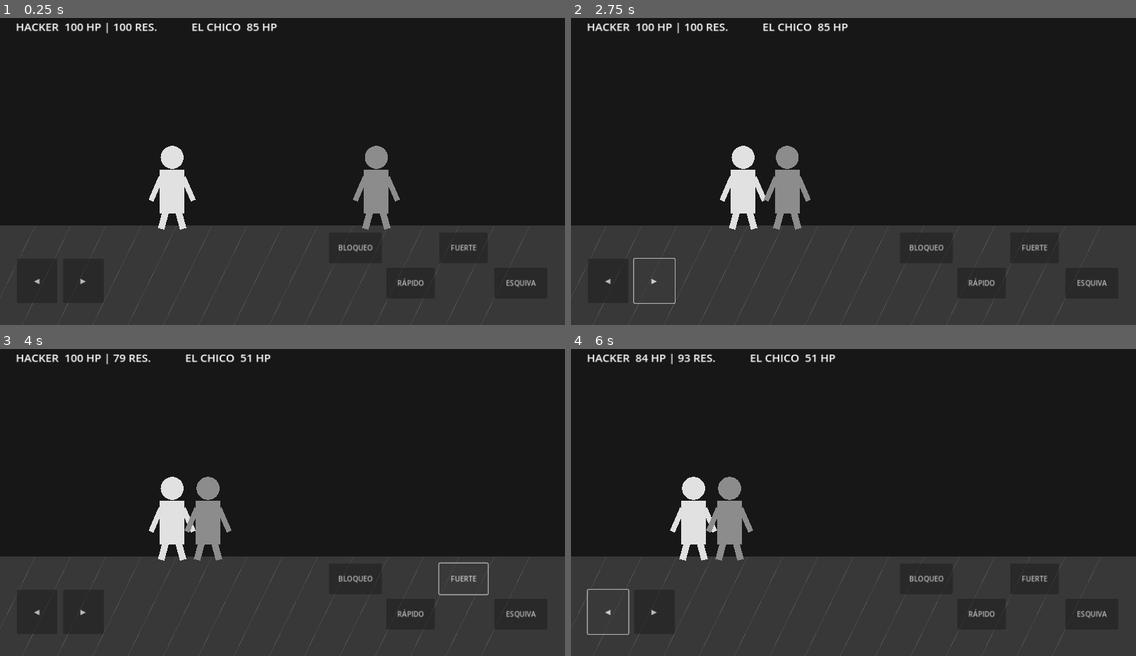
Above: before the commit, frames 1-4 (two rows, left to right).
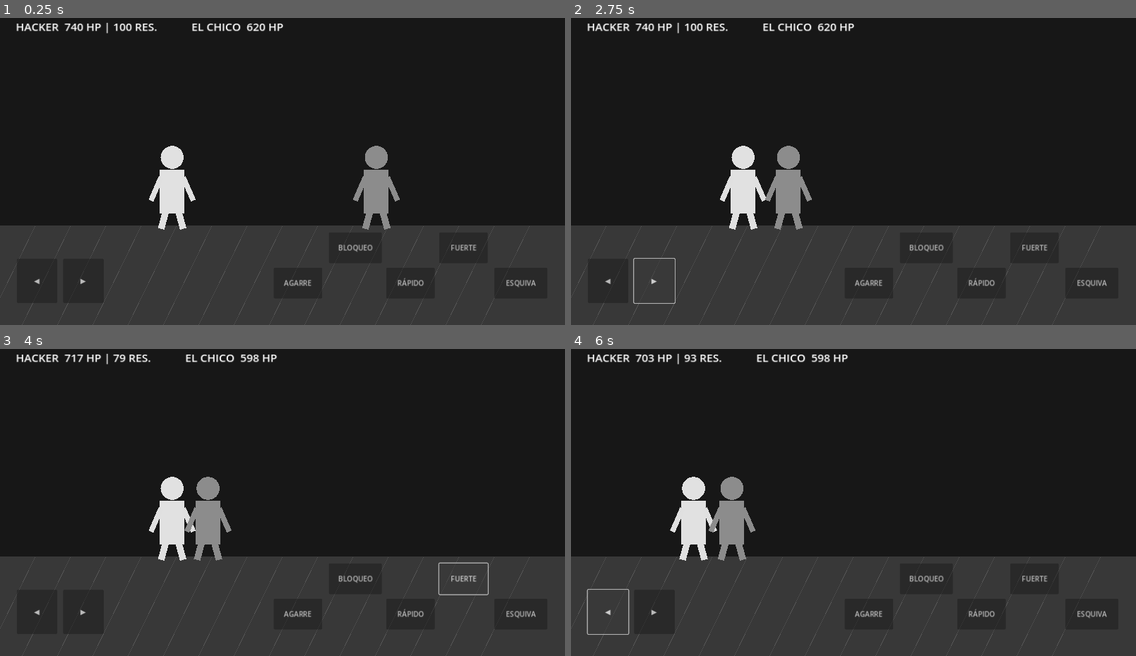
Above: after the commit, the same moments.

Repository: josevillablanca30/Condena-Game-
Game: Godot game, scene res://src/combat/combat_scene.tscn
Same seed, same stepped clock (60 frames per second), same inputs: the game is played once before the commit and once after it.
Inputs (mouse positions are in pixels of both pictures, inside the frame that each line leads up to):
- Up to frame 1 (0.25 s): no input
- Up to frame 2 (2.75 s): click (870, 282) at 0.5 s, where only the run after the commit has a clickable "AGARRE"; click "◀" at 1.25 s; click "▶" at 2 s
- Up to frame 3 (4 s): click "RÁPIDO" at 2.75 s; click "FUERTE" at 3.5 s
- Up to frame 4 (6 s): click "ESQUIVA" at 4.25 s; click "BLOQUEO" at 5 s; click "◀" at 5.75 s

The runs differ from the first frame. In frame 1, 0.2% of the frame differs, in the area x 11-57%, y 1-92%; in frame 2, 0.4%; in frame 3, 0.2%; in frame 4, 0.9%.
Error after the commit: Invalid call. Nonexistent function 'grab_attack' in base 'CharacterBody2D (CondenaFighter)'. (res://src/combat/combat_scene.gd:76)

Commit message:
fix: connect Chico AI, health values and grab button

Diff:
--- a/src/combat/combat_scene.gd
+++ b/src/combat/combat_scene.gd
@@ -13,27 +13,23 @@
     hacker.opponent = chico
     chico.opponent = hacker
     hacker.defeated.connect(func(): _finish(false))
+    chico.max_health = 620.0
+    hacker.max_health = 740.0
+    hacker.health = 740.0
+    chico.health = 620.0
     chico.defeated.connect(func(): _finish(true))
     _build_ui()
+    var ai := AIElChico.new()
+    ai.fighter = chico
+    ai.target = hacker
+    add_child(ai)
     queue_redraw()
 
 func _process(delta: float) -> void:
     if match_over:
         return
     hacker.set_direction(movement)
-    var distance := chico.position.x - hacker.position.x
-    if absf(distance) > 83.0:
-        chico.set_direction(-signf(distance))
-    else:
-        chico.set_direction(0.0)
-    ai_cooldown -= delta
-    if absf(distance) <= 100.0 and ai_cooldown <= 0.0:
-        if randf() < 0.22:
-            chico.set_block(true)
-            get_tree().create_timer(0.55).timeout.connect(func(): if is_instance_valid(chico): chico.set_block(false))
-        else:
-            chico.quick_attack()
-        ai_cooldown = randf_range(0.9, 1.7)
+    # La IA ahora se ejecuta desde AIElChico, sin duplicar ataques.
     health_label.text = "HACKER  %d HP | %d RES.            EL CHICO  %d HP" % [int(hacker.health), int(hacker.stamina), int(chico.health)]
     queue_redraw()
 
@@ -62,6 +58,7 @@
     add_child(layer)
     var ui := Control.new()
     ui.set_anchors_and_offsets_preset(Control.PRESET_FULL_RECT)
+    ui.mouse_filter = Control.MOUSE_FILTER_PASS
     layer.add_child(ui)
     health_label = Label.new()
     health_label.position = Vector2(36, 25)
@@ -76,6 +73,7 @@
     _button(ui, "RÁPIDO", Vector2(875, 590), Vector2(110, 70), func(): hacker.quick_attack())
     _button(ui, "FUERTE", Vector2(995, 510), Vector2(110, 70), func(): hacker.heavy_attack())
     _button(ui, "ESQUIVA", Vector2(1120, 590), Vector2(120, 70), func(): hacker.dodge())
+    _button(ui, "AGARRE", Vector2(620, 590), Vector2(110, 70), func(): hacker.grab_attack())
     _button(ui, "BLOQUEO", Vector2(745, 510), Vector2(120, 70), func(): hacker.set_block(true), func(): hacker.set_block(false))
 
 func _button(parent: Control, caption: String, pos: Vector2, size: Vector2, pressed_action: Callable, released_action: Callable = Callable()) -> void:
